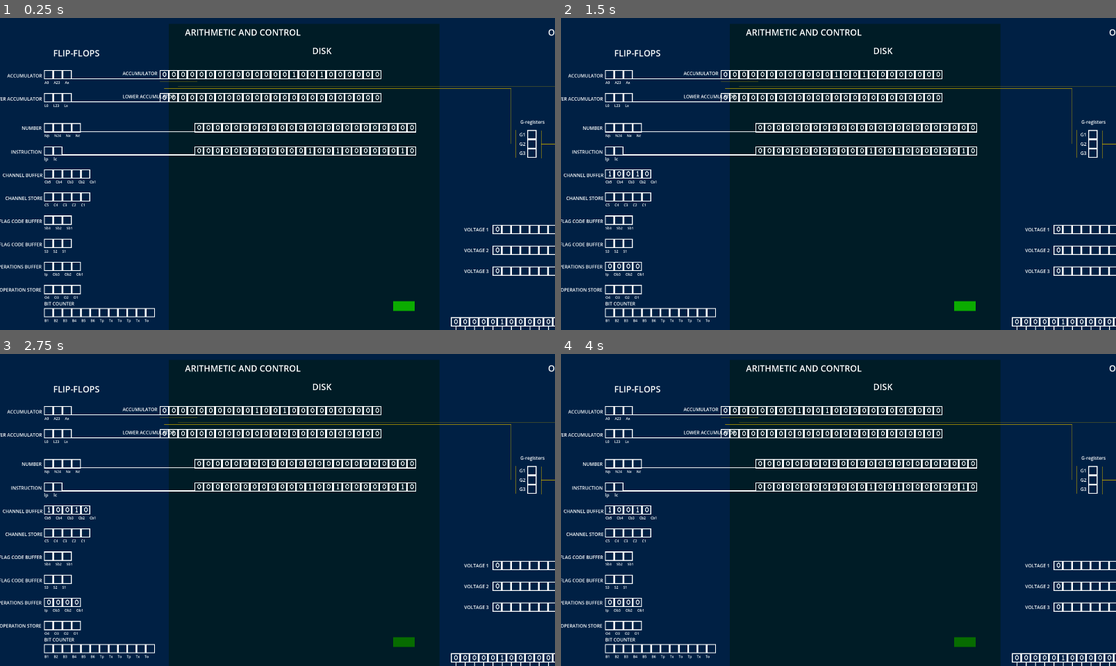
Above: before the commit, frames 1-4 (two rows, left to right).
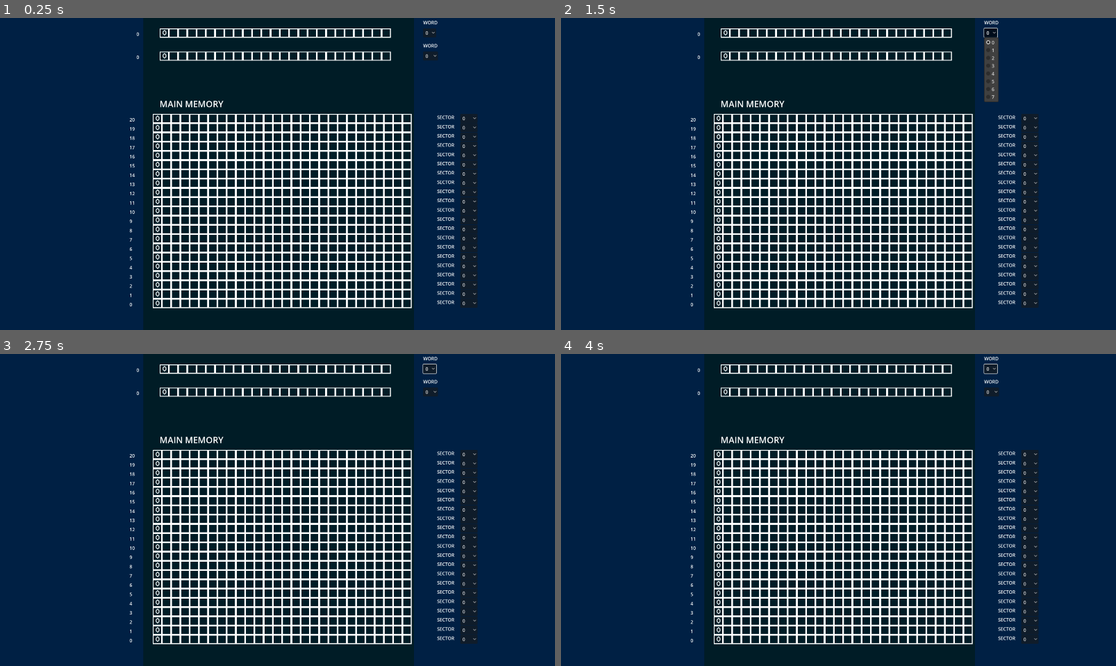
Above: after the commit, the same moments.

Repository: lambdaBoost/d-17b_simulator
Game: Godot game, scene res://scenes/main/main.tscn
Two runs of this game, one before a commit and one after it. Both use one fixed random seed, a clock stepped at 60 frames per second and the inputs below.
Inputs (mouse positions are in pixels of both pictures, inside the frame that each line leads up to):
- Up to frame 1 (0.25 s): no input
- Up to frame 2 (1.5 s): click (966, 308) at 0.52 s; click (988, 33) at 1.25 s, where only the run after the commit has a clickable "0"
- Up to frame 3 (2.75 s): click (405, 644) at 2.02 s
- Up to frame 4 (4 s): click (988, 369) at 2.75 s, where only the run after the commit has a clickable "0"; click (966, 644) at 3.52 s

The runs differ from the first frame. In frame 1, 30% of the frame differs, in the area x 0-100%, y 0-100%; in frame 2, 30%; in frame 3, 30%; in frame 4, 30%.

Commit message:
started codesheet

Diff:
--- a/scenes/disc-register/disc_register24.tscn
+++ b/scenes/disc-register/disc_register24.tscn
@@ -31,9 +31,9 @@
 layer_0/tile_data = PackedInt32Array(3145765, 1, 0, 3211301, 1, 1, 3145766, 65537, 0, 3211302, 65537, 1, 3145767, 1, 0, …(1549 unchanged characters)…
 
 [node name="Label" type="Label" parent="."]
-offset_left = 464.0
+offset_left = 328.0
 offset_top = 768.0
-offset_right = 585.0
+offset_right = 449.0
 offset_bottom = 791.0
 uppercase = true
 
--- a/scenes/disc-register/disc_register27.tscn
+++ b/scenes/disc-register/disc_register27.tscn
@@ -24,6 +24,7 @@
 
 [node name="disc-register27" type="Node2D"]
 script = ExtResource("1_cehh3")
+channel_label = 4
 num_registers = 27
 num_sectors = 128
 
--- a/scenes/disc-register/loop_register.gd
+++ b/scenes/disc-register/loop_register.gd
@@ -1,7 +1,6 @@
 extends Node2D
 
-@export var register_label: String
-@export var channel_label: String
+@export var channel_label: int
 @export var register_values: Array
 @export var num_registers: int
 @export var num_sectors: int
@@ -10,11 +9,11 @@
 # Called when the node enters the scene tree for the first time.
 func _ready():
 
-	var label = get_node("Label")
-	label.text = register_label
+	#var label = get_node("Label")
+	#label.text = register_label
 
 	var channel_label_node = get_node("channel_label")
-	channel_label_node.text = channel_label
+	channel_label_node.text = str(channel_label)
 
 	add_sectors(num_sectors)
 	initialise_values(num_sectors)
--- a/scenes/main/execute_button.gd
+++ b/scenes/main/execute_button.gd
@@ -45,6 +45,9 @@
 		sub()
 	elif operation == '0000' and channel == '10010':
 		als(operand_sector_decimal)
+	elif operation == '0000' and channel == '11010':
+		ars(operand_sector_decimal)
+
 
 
 
@@ -98,6 +101,19 @@
 	accumulator_reg.register_value = new_accumulator
 
 
+func ars(operand_s):
+	var current_accumulator = accumulator_reg.register_value
+	var current_accumulator_binary = value_to_binary(current_accumulator, 24)
+
+
+	var new_accumulator_binary = current_accumulator_binary.substr(0, (24-operand_s))
+	var leading_zeros = "0".repeat(operand_s)
+	new_accumulator_binary = leading_zeros + new_accumulator_binary
+
+	var new_accumulator = new_accumulator_binary.bin_to_int()
+	accumulator_reg.register_value = new_accumulator
+
+
 
 
 
--- a/scenes/main/main.tscn
+++ b/scenes/main/main.tscn
@@ -21,6 +21,7 @@
 [ext_resource type="Texture2D" uid="uid://b4djc7n3akvto" path="res://assets/button_hover.png" id="20_on05t"]
 [ext_resource type="Script" path="res://scenes/main/execute_button.gd" id="21_5k0l0"]
 [ext_resource type="Script" path="res://scenes/main/program-control.gd" id="22_t38co"]
+[ext_resource type="PackedScene" uid="uid://bw4h8si24pmoe" path="res://scenes/codesheet/code-row.tscn" id="22_ubx3i"]
 
 [node name="main" type="Node2D"]
 
@@ -163,12 +164,10 @@
 
 [node name="ff-accumulator" parent="flipflops" instance=ExtResource("5_6nj2o")]
 position = Vector2(-376, -560)
-register_label = "Accumulator"
 bitnames_label = "A0 A23 Ax"
 
 [node name="ff-lower-accumulator" parent="flipflops" instance=ExtResource("5_6nj2o")]
 position = Vector2(-376, -480)
-register_label = "Lower Accumulator"
 bitnames_label = "L0 L23 Lx"
 
 [node name="disk-registers" type="Node2D" parent="."]
@@ -182,67 +181,53 @@
 [node name="disc-instruction" parent="disk-registers" instance=ExtResource("4_a4i63")]
 position = Vector2(144, -360)
 num_registers = 24
-displayed_value = "000000000000100100000010"
+displayed_value = "000000000000110100000010"
 register_type = "instruction"
 
 [node name="disc-accumulator" parent="disk-registers" instance=ExtResource("4_a4i63")]
 position = Vector2(24, -624)
-register_label = "Accumulator"
 register_value = 576
 num_registers = 24
 register_type = "arithmetic"
 
 [node name="disc-lower-accumulator" parent="disk-registers" instance=ExtResource("4_a4i63")]
 position = Vector2(24, -544)
-register_label = "Lower Accumulator"
 num_registers = 24
 register_type = "arithmetic"
 
 [node name="Camera2D" type="Camera2D" parent="."]
-position = Vector2(1024, 520)
+position = Vector2(1112, 2104)
 
 [node name="loops" type="Node2D" parent="."]
 position = Vector2(-32, 40)
 
 [node name="U-loop" parent="loops" instance=ExtResource("9_178ai")]
 position = Vector2(144, 472)
-register_label = "U-LOOP"
-channel_label = "60"
 num_registers = 25
 num_sectors = 1
 
 [node name="F-loop" parent="loops" instance=ExtResource("9_178ai")]
 position = Vector2(144, 552)
-register_label = "F-LOOP"
-channel_label = "52"
 num_registers = 25
 num_sectors = 4
 
 [node name="V-loop" parent="loops" instance=ExtResource("9_178ai")]
 position = Vector2(144, 632)
-register_label = "V-LOOP (input)"
-channel_label = "70"
 num_registers = 25
 num_sectors = 4
 
 [node name="R-loop" parent="loops" instance=ExtResource("9_178ai")]
 position = Vector2(144, 712)
-register_label = "R-LOOP (input)c "
-channel_label = "72"
 num_registers = 25
 num_sectors = 4
 
 [node name="E-loop" parent="loops" instance=ExtResource("9_178ai")]
 position = Vector2(144, 792)
-register_label = "E-LOOP"
-channel_label = "56"
 num_registers = 25
 num_sectors = 8
 
 [node name="H-loop" parent="loops" instance=ExtResource("9_178ai")]
 position = Vector2(144, 872)
-register_label = "H-LOOP"
-channel_label = "54"
 num_registers = 25
 num_sectors = 16
 
@@ -251,87 +236,86 @@
 
 [node name="channel00" parent="mainMemory" instance=ExtResource("10_08kvm")]
 position = Vector2(144, 1344)
-channel_label = "00"
+channel_label = 0
 
 [node name="channel02" parent="mainMemory" instance=ExtResource("10_08kvm")]
 position = Vector2(144, 1312)
-channel_label = "02"
+channel_label = 1
 
 [node name="channel04" parent="mainMemory" instance=ExtResource("10_08kvm")]
 position = Vector2(144, 1280)
-channel_label = "04"
+channel_label = 2
 
 [node name="channel06" parent="mainMemory" instance=ExtResource("10_08kvm")]
 position = Vector2(144, 1248)
-channel_label = "06"
+channel_label = 3
 
 [node name="channel10" parent="mainMemory" instance=ExtResource("10_08kvm")]
 position = Vector2(144, 1216)
-channel_label = "10"
 
 [node name="channel12" parent="mainMemory" instance=ExtResource("10_08kvm")]
 position = Vector2(144, 1184)
-channel_label = "12"
+channel_label = 5
 
 [node name="channel14" parent="mainMemory" instance=ExtResource("10_08kvm")]
 position = Vector2(144, 1152)
-channel_label = "14"
+channel_label = 6
 
 [node name="channel16" parent="mainMemory" instance=ExtResource("10_08kvm")]
 position = Vector2(144, 1120)
-channel_label = "16"
+channel_label = 7
 
 [node name="channel20" parent="mainMemory" instance=ExtResource("10_08kvm")]
 position = Vector2(144, 1088)
-channel_label = "20"
+channel_label = 8
 
 [node name="channel22" parent="mainMemory" instance=ExtResource("10_08kvm")]
 position = Vector2(144, 1056)
-channel_label = "22"
+channel_label = 9
 
 [node name="channel24" parent="mainMemory" instance=ExtResource("10_08kvm")]
 position = Vector2(144, 1024)
-channel_label = "24"
+channel_label = 10
 
 [node name="channel26" parent="mainMemory" instance=ExtResource("10_08kvm")]
 position = Vector2(144, 992)
-channel_label = "26"
+channel_label = 11
 
 [node name="channel30" parent="mainMemory" instance=ExtResource("10_08kvm")]
 position = Vector2(144, 960)
-channel_label = "30"
+channel_label = 12
 
 [node name="channel32" parent="mainMemory" instance=ExtResource("10_08kvm")]
 position = Vector2(144, 928)
-channel_label = "32"
+channel_label = 13
 
 [node name="channel34" parent="mainMemory" instance=ExtResource("10_08kvm")]
 position = Vector2(144, 896)
-channel_label = "34"
+channel_label = 14
 
 [node name="channel36" parent="mainMemory" instance=ExtResource("10_08kvm")]
 position = Vector2(144, 864)
-channel_label = "36"
+channel_label = 15
 
 [node name="channel40" parent="mainMemory" instance=ExtResource("10_08kvm")]
 position = Vector2(144, 832)
-channel_label = "40"
+channel_label = 16
 
 [node name="channel42" parent="mainMemory" instance=ExtResource("10_08kvm")]
 position = Vector2(144, 800)
-channel_label = "42"
+channel_label = 17
 
 [node name="channel44" parent="mainMemory" instance=ExtResource("10_08kvm")]
 position = Vector2(144, 768)
-channel_label = "44"
+channel_label = 18
 
 [node name="channel46" parent="mainMemory" instance=ExtResource("10_08kvm")]
 position = Vector2(144, 736)
-channel_label = "46"
+channel_label = 19
 
 [node name="channel50" parent="mainMemory" instance=ExtResource("10_08kvm")]
 position = Vector2(144, 704)
-channel_label = "50"
+channel_label = 20
 
 [node name="background" type="Node2D" parent="."]
 
@@ -509,3 +493,8 @@
 
 [node name="program-control" type="Node2D" parent="."]
 script = ExtResource("22_t38co")
+
+[node name="code-sheet" type="Node2D" parent="."]
+
+[node name="Code-row" parent="code-sheet" instance=ExtResource("22_ubx3i")]
+position = Vector2(472, 1912)
Not shown: 1 places in scenes/main/main.tscn that only renumber resources
